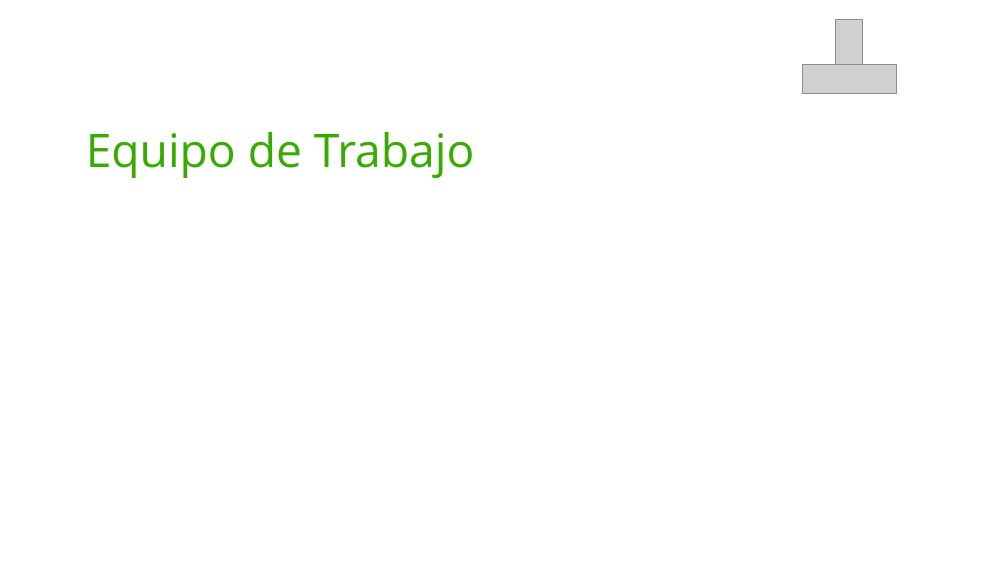
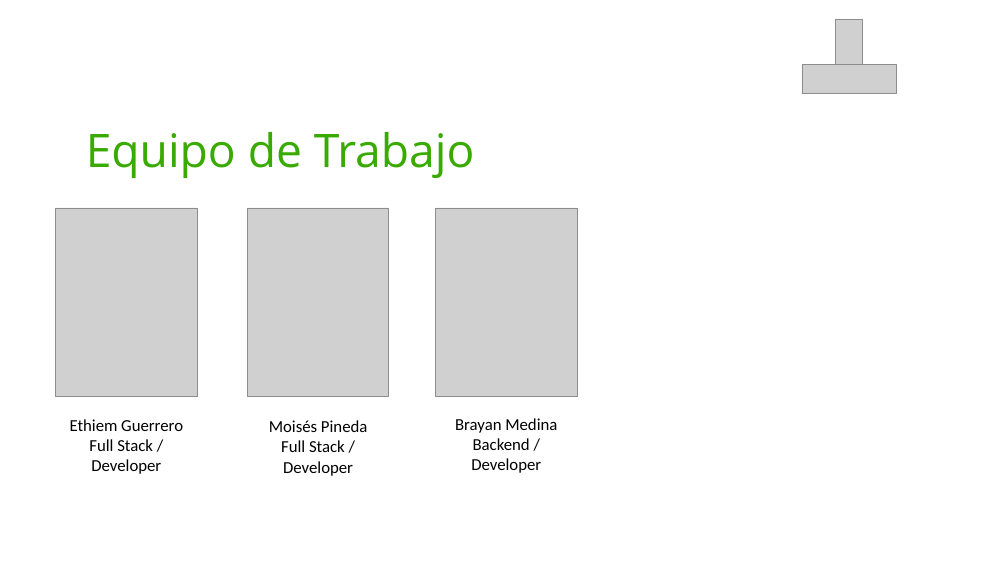
Before and after one commit to moises-ph/Nodens-documentacion, a slide deck: slide 2 of Presentaciones del proyecto/Presentación de Proyecto Pitch1.pptx. Drawn at 1008x567 pixels with LibreOffice and Linux fonts; fonts in the diff are those of the drawing; grey boxes stand for pictures; background and template pictures are left out. Boxes give left, top, right and bottom in pixels: in the first picture for what was removed or moved away, otherwise in the second. Text is boxed around its words. In the diff, an @@ line names an element or a change of style, - is before the commit and + after.

```diff
--- a/Presentaciones del proyecto/Presentación de Proyecto Pitch1.pptx
+++ b/Presentaciones del proyecto/Presentación de Proyecto Pitch1.pptx
@@ picture added at box(56, 208, 197, 396) @@
@@ picture added at box(247, 208, 389, 396) @@
@@ picture added at box(436, 208, 577, 396) @@
@@ text added at box(70, 419, 183, 474), 16 pt, text #000000 @@
+Ethiem Guerrero
+Full Stack / Developer
@@ text added at box(455, 418, 557, 473), 16 pt, text #000000 @@
+Brayan Medina
+Backend / Developer
@@ text added at box(269, 420, 367, 476), 16 pt, text #000000 @@
+Moisés Pineda
+Full Stack / Developer
```
